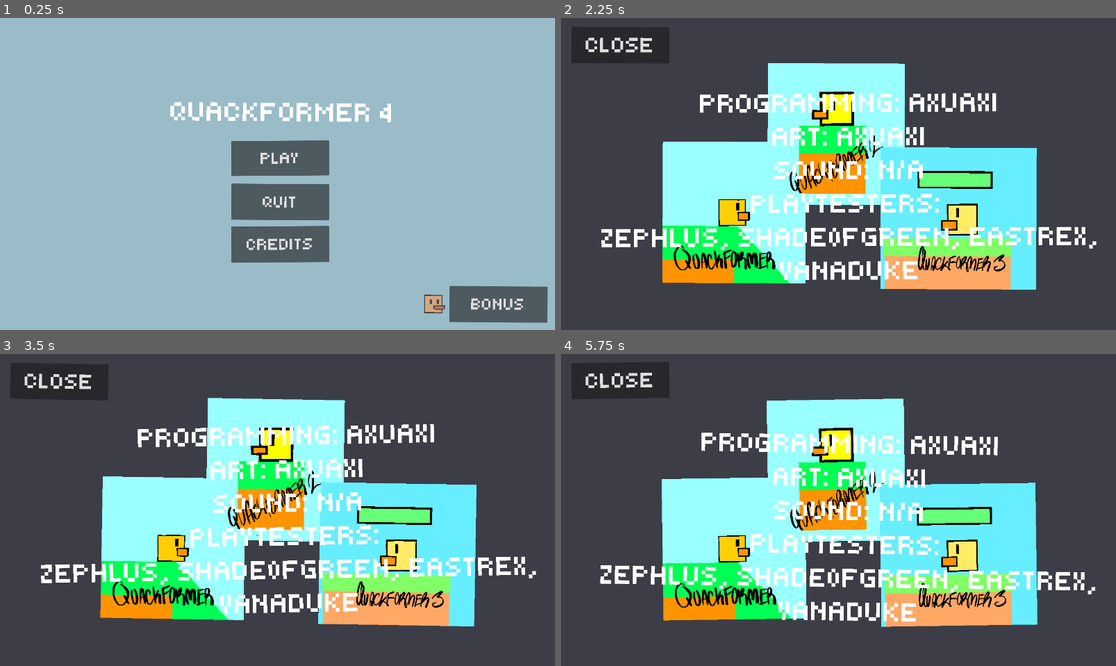
Above: before the commit, frames 1-4 (two rows, left to right).
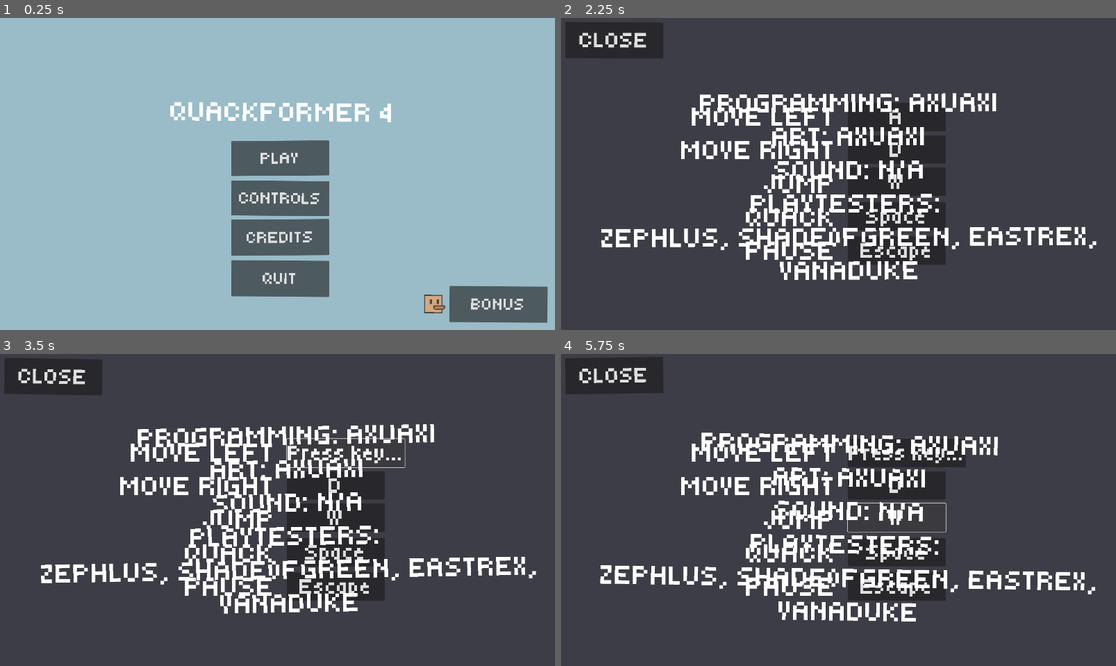
Above: after the commit, the same moments.

Repository: Axuaxi/Quackformer4
Game: Godot game, scene res://Screen/title_screen.tscn
Same seed, same stepped clock (60 frames per second), same inputs: the game is played once before the commit and once after it.
Inputs (mouse positions are in pixels of both pictures, inside the frame that each line leads up to):
- Up to frame 1 (0.25 s): no input
- Up to frame 2 (2.25 s): click "CREDITS" at 0.5 s; click "BONUS" at 1.25 s; click (838, 198) at 2 s, where only the run after the commit has a clickable "CONTROLS"
- Up to frame 3 (3.5 s): click (333, 453) at 2.75 s, where only the run after the commit has a clickable "A"
- Up to frame 4 (5.75 s): click (905, 453) at 3.5 s, where only the run after the commit has a clickable "Press key..."; click (894, 485) at 4.25 s, where only the run after the commit has a clickable "D"; click (894, 516) at 5 s, where only the run after the commit has a clickable "W"

The runs differ from the first frame. In frame 1, 3.6% of the frame differs, in the area x 41-60%, y 52-90%; in frame 2, 33%; in frame 3, 33%; in frame 4, 33%, in the area x 0-86%, y 1-88%.

Commit message:
upadate
0.2.3

Diff:
--- a/Quackformer4.tscn
+++ b/Quackformer4.tscn
@@ -1,10 +1,11 @@
-[gd_scene load_steps=7 format=3 uid="uid://cdit2dywul0ho"]
+[gd_scene load_steps=8 format=3 uid="uid://cdit2dywul0ho"]
 
 [ext_resource type="Script" uid="uid://cakq4enaoj8vk" path="res://Scripts/Movement/duck_controller.gd" id="1_84dud"]
 [ext_resource type="Texture2D" uid="uid://8ariuhsm684g" path="res://Art/Duck/duck.png" id="1_826im"]
 [ext_resource type="Script" uid="uid://ek1vk564prse" path="res://Scripts/Game Manager/Game.gd" id="1_hub4k"]
 [ext_resource type="PackedScene" uid="uid://yy4isq1berc4" path="res://Single Assets/Quack.tscn" id="3_otvb4"]
 [ext_resource type="PackedScene" uid="uid://dshq0o0pbi7lq" path="res://Single Assets/timer.tscn" id="5_ki3tu"]
+[ext_resource type="PackedScene" uid="uid://ce5w5hvnwi0i8" path="res://Screen/Scenes/pause_menu.tscn" id="6_wkwn8"]
 
 [sub_resource type="RectangleShape2D" id="RectangleShape2D_84dud"]
 size = Vector2(18, 15)
@@ -34,3 +35,5 @@
 
 [node name="Timer" parent="CanvasLayer" instance=ExtResource("5_ki3tu")]
 position = Vector2(0, 315)
+
+[node name="PauseMenu" parent="." instance=ExtResource("6_wkwn8")]
--- /dev/null
+++ b/Screen/Scenes/pause_menu.tscn
@@ -0,0 +1,54 @@
+[gd_scene load_steps=5 format=3 uid="uid://ce5w5hvnwi0i8"]
+
+[ext_resource type="Script" uid="uid://b110x40cryrxy" path="res://Screen/Scripts/pause_menu.gd" id="1_0jtk8"]
+[ext_resource type="FontFile" uid="uid://coacccvk10kbs" path="res://Art/Font/Tiny5-Regular.ttf" id="2_bglgs"]
+[ext_resource type="Script" uid="uid://ly5em3bi6gya" path="res://Screen/Scripts/floating_button.gd" id="3_0jtk8"]
+
+[sub_resource type="StyleBoxFlat" id="StyleBoxFlat_3gwc6"]
+bg_color = Color(0.2408, 0.2408, 0.28, 0.576471)
+
+[node name="CanvasLayer" type="CanvasLayer"]
+process_mode = 3
+script = ExtResource("1_0jtk8")
+
+[node name="Pause" type="Panel" parent="."]
+z_index = 10
+offset_left = -5.0
+offset_top = -14.0
+offset_right = 1954.0
+offset_bottom = 1118.0
+theme_override_styles/panel = SubResource("StyleBoxFlat_3gwc6")
+
+[node name="RestartButton" type="Button" parent="Pause"]
+process_mode = 3
+offset_left = 696.0
+offset_top = 513.0
+offset_right = 1274.0
+offset_bottom = 638.0
+theme_override_fonts/font = ExtResource("2_bglgs")
+theme_override_font_sizes/font_size = 80
+text = "RESTART LEVEL"
+script = ExtResource("3_0jtk8")
+
+[node name="MainMenuButton" type="Button" parent="Pause"]
+process_mode = 3
+offset_left = 663.0
+offset_top = 677.0
+offset_right = 1301.0
+offset_bottom = 802.0
+theme_override_fonts/font = ExtResource("2_bglgs")
+theme_override_font_sizes/font_size = 80
+text = "RETURN TO MENU"
+script = ExtResource("3_0jtk8")
+
+[node name="ResumeButton" type="Button" parent="Pause"]
+process_mode = 3
+offset_left = 810.0
+offset_top = 349.0
+offset_right = 1149.0
+offset_bottom = 474.0
+theme_override_fonts/font = ExtResource("2_bglgs")
+theme_override_font_sizes/font_size = 80
+text = "RESUME
+"
+script = ExtResource("3_0jtk8")
--- /dev/null
+++ b/Screen/Scripts/controls_button.gd
@@ -0,0 +1,29 @@
+extends Button
+
+@export var float_speed := 1.5
+@export var float_height := 1.0
+@export var tilt_amplitude := 0.02  # in radians
+
+var base_y := 0.0
+var time := 0.0
+
+func _ready() -> void:
+	base_y = global_position.y
+
+	# Offset the center to 25% from the left (horizontal), 50% vertical
+	pivot_offset = Vector2(-size.x, size.y * 0.5)
+
+func _process(delta: float) -> void:
+	time += delta
+
+	# Floating
+	global_position.y = base_y + sin(time * float_speed) * float_height
+
+	# Tilting
+	rotation = sin(time * float_speed) * tilt_amplitude
+
+
+func _on_pressed() -> void:
+	var panel = get_parent().get_node("ControlsPanel")
+	if panel:
+		panel.visible = true
--- /dev/null
+++ b/Screen/Scripts/floating_button.gd
@@ -0,0 +1,23 @@
+extends Button
+
+@export var float_speed := 1.5
+@export var float_height := 1.0
+@export var tilt_amplitude := -0.02  # in radians
+
+var base_y := 0.0
+var time := 0.0
+
+func _ready() -> void:
+	base_y = global_position.y
+
+	# Offset the center to 25% from the left (horizontal), 50% vertical
+	pivot_offset = Vector2(-size.x, size.y * 0.5)
+
+func _process(delta: float) -> void:
+	time += delta
+
+	# Floating
+	global_position.y = base_y + sin(time * float_speed) * float_height
+
+	# Tilting
+	rotation = sin(time * float_speed) * tilt_amplitude
--- /dev/null
+++ b/Screen/Scripts/pause_menu.gd
@@ -0,0 +1,38 @@
+extends CanvasLayer
+
+@onready var resume_button = $Pause/ResumeButton
+@onready var restart_button = $Pause/RestartButton
+@onready var menu_button = $Pause/MainMenuButton
+
+func _ready():
+	visible = false
+
+	resume_button.pressed.connect(_on_resume_pressed)
+	restart_button.pressed.connect(_on_restart_pressed)
+	menu_button.pressed.connect(_on_main_menu_pressed)
+
+func open():
+	visible = true
+	get_tree().paused = true
+
+func close():
+	get_tree().paused = false
+	visible = false
+
+func _on_resume_pressed():
+	close()
+
+func _on_restart_pressed():
+	close()
+	get_node("/root/Game").load_level(get_node("/root/Game").current_level_index)
+
+func _on_main_menu_pressed():
+	close()
+	get_tree().change_scene_to_file("res://Screen/title_screen.tscn")  # Adjust path if needed
+
+func _unhandled_input(event: InputEvent) -> void:
+	if event.is_action_pressed("pause"):
+		if visible:
+			close()
+		else:
+			open()
--- /dev/null
+++ b/Screen/Scripts/rebind_controls.gd
@@ -0,0 +1,77 @@
+extends Button
+
+@export var action_name: String
+@export var default_key: String = ""
+
+var waiting_for_key := false
+static var active_rebind_button: Button = null
+
+# 👇 Define your rebindable actions here (make sure it's shared across all buttons)
+const REBINDABLE_ACTIONS := ["left", "right", "jump", "quack", "pause"]
+
+func _ready():
+	set_process_unhandled_input(false)
+
+	# Set default binding if none exists
+	if InputMap.action_get_events(action_name).is_empty() and default_key != "":
+		var keycode := OS.find_keycode_from_string(default_key)
+		if keycode > 0:
+			var event := InputEventKey.new()
+			event.keycode = keycode
+			event.physical_keycode = keycode
+			InputMap.action_add_event(action_name, event)
+
+	update_label()
+
+func _pressed():
+	if active_rebind_button != null:
+		return
+
+	text = "Press key..."
+	waiting_for_key = true
+	active_rebind_button = self
+	set_process_unhandled_input(true)
+
+func _unhandled_input(event: InputEvent) -> void:
+	if not waiting_for_key or self != active_rebind_button:
+		return
+
+	if event is InputEventKey and event.pressed:
+		var keycode: int = event.keycode
+		var phys: int = event.physical_keycode
+
+
+		if is_key_used_elsewhere(keycode, phys):
+			text = "Already bound!"
+			await get_tree().create_timer(1.0).timeout
+		else:
+			rebind_key(event)
+
+		waiting_for_key = false
+		active_rebind_button = null
+		set_process_unhandled_input(false)
+		update_label()
+
+func rebind_key(new_event: InputEventKey) -> void:
+	InputMap.action_erase_events(action_name)
+	InputMap.action_add_event(action_name, new_event)
+
+func update_label() -> void:
+	var keycode := get_current_keycode()
+	text = OS.get_keycode_string(keycode if keycode != 0 else OS.find_keycode_from_string(default_key))
+
+func get_current_keycode() -> int:
+	for e in InputMap.action_get_events(action_name):
+		if e is InputEventKey:
+			return e.keycode
+	return OS.find_keycode_from_string(default_key)
+
+func is_key_used_elsewhere(keycode: int, phys_key: int) -> bool:
+	for action in REBINDABLE_ACTIONS:
+		if action == action_name:
+			continue
+
+		for ev in InputMap.action_get_events(action):
+			if ev is InputEventKey and (ev.keycode == keycode or ev.physical_keycode == phys_key):
+				return true
+	return false
--- a/Screen/title_screen.tscn
+++ b/Screen/title_screen.tscn
@@ -13,6 +13,8 @@
 [ext_resource type="Texture2D" uid="uid://bpvc1kerkkev5" path="res://Screen/Images/quackformer_2.png" id="9_8xo1s"]
 [ext_resource type="Script" uid="uid://bpi6lx14syn3a" path="res://Screen/Scripts/bonus_images.gd" id="9_suo27"]
 [ext_resource type="Texture2D" uid="uid://bet34ubsly0a4" path="res://Screen/Images/quackformer_3.png" id="10_suo27"]
+[ext_resource type="Script" uid="uid://du5mrbuo66qrj" path="res://Screen/Scripts/controls_button.gd" id="14_r23yh"]
+[ext_resource type="Script" uid="uid://c5q5nd5yyjrcc" path="res://Screen/Scripts/rebind_controls.gd" id="15_nq4ou"]
 
 [sub_resource type="StyleBoxFlat" id="StyleBoxFlat_jlmuc"]
 bg_color = Color(0.2408, 0.2408, 0.28, 1)
@@ -62,9 +64,9 @@
 [node name="QuitButton" type="Button" parent="."]
 layout_mode = 0
 offset_left = 800.0
-offset_top = 573.0
+offset_top = 838.0
 offset_right = 1139.0
-offset_bottom = 698.0
+offset_bottom = 963.0
 theme_override_fonts/font = ExtResource("1_1sjca")
 theme_override_font_sizes/font_size = 60
 text = "QUIT"
@@ -114,9 +116,9 @@
 [node name="CreditsButton" type="Button" parent="."]
 layout_mode = 0
 offset_left = 800.0
-offset_top = 722.0
+offset_top = 698.0
 offset_right = 1139.0
-offset_bottom = 847.0
+offset_bottom = 823.0
 theme_override_fonts/font = ExtResource("1_1sjca")
 theme_override_font_sizes/font_size = 60
 text = "CREDITS"
@@ -179,9 +181,120 @@
 scale = Vector2(4, 4)
 texture = ExtResource("4_suo27")
 
+[node name="ControlsButton" type="Button" parent="."]
+offset_left = 800.0
+offset_top = 562.0
+offset_right = 1139.0
+offset_bottom = 683.0
+theme_override_fonts/font = ExtResource("1_1sjca")
+theme_override_font_sizes/font_size = 60
+text = "CONTROLS"
+icon_alignment = 1
+script = ExtResource("14_r23yh")
+
+[node name="ControlsPanel" type="Panel" parent="."]
+visible = false
+z_index = 1
+offset_left = -21.0
+offset_top = -17.0
+offset_right = 1938.0
+offset_bottom = 1115.0
+theme_override_styles/panel = SubResource("StyleBoxFlat_jlmuc")
+
+[node name="CloseButton" type="Button" parent="ControlsPanel"]
+layout_mode = 0
+offset_left = 36.0
+offset_top = 31.0
+offset_right = 375.0
+offset_bottom = 156.0
+theme_override_fonts/font = ExtResource("1_1sjca")
+theme_override_font_sizes/font_size = 80
+text = "CLOSE
+"
+script = ExtResource("7_jlmuc")
+
+[node name="CreditsLabel" type="Label" parent="ControlsPanel"]
+z_index = 1
+layout_mode = 0
+offset_left = -751.0
+offset_top = 244.0
+offset_right = 974.0
+offset_bottom = 937.0
+theme_override_fonts/font = ExtResource("1_1sjca")
+theme_override_font_sizes/font_size = 100
+text = "MOVE LEFT
+MOVE RIGHT
+JUMP
+QUACK
+PAUSE"
+horizontal_alignment = 2
+vertical_alignment = 1
+
+[node name="ChangeLeftButton" type="Button" parent="ControlsPanel"]
+offset_left = 1013.0
+offset_top = 311.0
+offset_right = 1352.0
+offset_bottom = 409.0
+theme_override_fonts/font = ExtResource("1_1sjca")
+theme_override_font_sizes/font_size = 80
+text = "A"
+script = ExtResource("15_nq4ou")
+action_name = "left"
+default_key = "A"
+
+[node name="ChangeRightButton" type="Button" parent="ControlsPanel"]
+offset_left = 1013.0
+offset_top = 423.0
+offset_right = 1352.0
+offset_bottom = 521.0
+theme_override_fonts/font = ExtResource("1_1sjca")
+theme_override_font_sizes/font_size = 80
+text = "D"
+script = ExtResource("15_nq4ou")
+action_name = "right"
+default_key = "D"
+
+[node name="ChangeJumpButton" type="Button" parent="ControlsPanel"]
+offset_left = 1013.0
+offset_top = 534.0
+offset_right = 1352.0
+offset_bottom = 632.0
+theme_override_fonts/font = ExtResource("1_1sjca")
+theme_override_font_sizes/font_size = 80
+text = "W"
+script = ExtResource("15_nq4ou")
+action_name = "jump"
+default_key = "W"
+
+[node name="ChangeQuackButton" type="Button" parent="ControlsPanel"]
+offset_left = 1013.0
+offset_top = 654.0
+offset_right = 1352.0
+offset_bottom = 752.0
+theme_override_fonts/font = ExtResource("1_1sjca")
+theme_override_font_sizes/font_size = 80
+text = "Space"
+script = ExtResource("15_nq4ou")
+action_name = "quack"
+default_key = "Space"
+
+[node name="ChangePauseButton" type="Button" parent="ControlsPanel"]
+offset_left = 1013.0
+offset_top = 773.0
+offset_right = 1352.0
+offset_bottom = 871.0
+theme_override_fonts/font = ExtResource("1_1sjca")
+theme_override_font_sizes/font_size = 80
+text = "D"
+script = ExtResource("15_nq4ou")
+action_name = "pause"
+default_key = "Escape"
+
 [connection signal="pressed" from="StartButton" to="StartButton" method="_on_pressed"]
 [connection signal="pressed" from="QuitButton" to="QuitButton" method="_on_pressed"]
 [connection signal="pressed" from="CreditsPanel/CloseButton" to="CreditsPanel/CloseButton" method="_on_pressed"]
 [connection signal="pressed" from="CreditsButton" to="CreditsButton" method="_on_pressed"]
 [connection signal="pressed" from="BonusPanel/CloseButton" to="BonusPanel/CloseButton" method="_on_pressed"]
 [connection signal="pressed" from="BonusButton" to="BonusButton" method="_on_pressed"]
+[connection signal="pressed" from="ControlsButton" to="ControlsButton" method="_on_pressed"]
+[connection signal="pressed" from="ControlsPanel/CloseButton" to="ControlsPanel/CloseButton" method="_on_pressed"]
--- a/Scripts/Game Manager/Game.gd
+++ b/Scripts/Game Manager/Game.gd
@@ -2,6 +2,8 @@
 
 @onready var player = $Player
 @onready var current_level = $CurrentLevel
+@onready var pause_menu = $PauseMenu
+@onready var pause_toggle_button = $PauseToggleButto
 
 var level_paths = [
 	"res://Levels/Level1.tscn",
--- a/Scripts/Movement/duck_controller.gd
+++ b/Scripts/Movement/duck_controller.gd
@@ -142,6 +142,9 @@
 
 	get_node("/root/Game").load_level(get_node("/root/Game").current_level_index)
 
+	await get_tree().create_timer(0.1).timeout
+	Global.game_over = false
+
 func die_with_boss_dialogue(lines_: Array[String]) -> void:
 	if Global.game_over:
 		return
--- a/project.godot
+++ b/project.godot
@@ -27,6 +27,17 @@
 
 [input]
 
+ui_accept={
+"deadzone": 0.5,
+"events": [Object(InputEventKey,"resource_local_to_scene":false,"resource_name":"","device":0,"window_id":0,"alt_pressed":false,"shift_pressed":false,"ctrl_pressed":false,"meta_pressed":false,"pressed":false,"keycode":4194309,"physical_keycode":0,"key_label":0,"unicode":0,"location":0,"echo":false,"script":null)
+, Object(InputEventKey,"resource_local_to_scene":false,"resource_name":"","device":0,"window_id":0,"alt_pressed":false,"shift_pressed":false,"ctrl_pressed":false,"meta_pressed":false,"pressed":false,"keycode":4194310,"physical_keycode":0,"key_label":0,"unicode":0,"location":0,"echo":false,"script":null)
+]
+}
+ui_select={
+"deadzone": 0.5,
+"events": [Object(InputEventJoypadButton,"resource_local_to_scene":false,"resource_name":"","device":0,"button_index":3,"pressure":0.0,"pressed":false,"script":null)
+]
+}
 left={
 "deadzone": 0.2,
 "events": [Object(InputEventKey,"resource_local_to_scene":false,"resource_name":"","device":-1,"window_id":0,"alt_press …(191 unchanged characters)…
@@ -63,6 +74,11 @@
 , Object(InputEventKey,"resource_local_to_scene":false,"resource_name":"","device":-1,"window_id":0,"alt_pressed":false …(182 unchanged characters)…
 ]
 }
+pause={
+"deadzone": 0.2,
+"events": [Object(InputEventKey,"resource_local_to_scene":false,"resource_name":"","device":-1,"window_id":0,"alt_pressed":false,"shift_pressed":false,"ctrl_pressed":false,"meta_pressed":false,"pressed":false,"keycode":0,"physical_keycode":4194305,"key_label":0,"unicode":0,"location":0,"echo":false,"script":null)
+]
+}
 
 [rendering]
 
Not shown, added: Screen/Scripts/controls_button.gd.uid
Not shown, added: Screen/Scripts/floating_button.gd.uid
Not shown, added: Screen/Scripts/pause_menu.gd.uid
Not shown, added: Screen/Scripts/rebind_controls.gd.uid
Not shown: 1 places in Screen/title_screen.tscn that only renumber resources
Not shown, changed: export_presets.cfg
Not shown, changed: Quackformer4.exe
